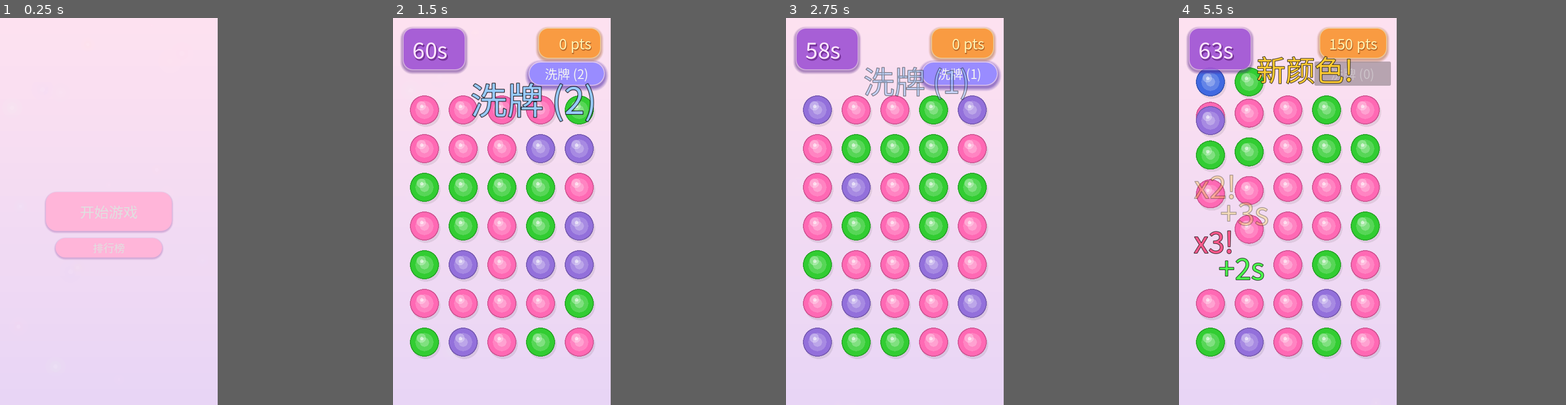
Above: before the commit, frames 1-4 (left to right).
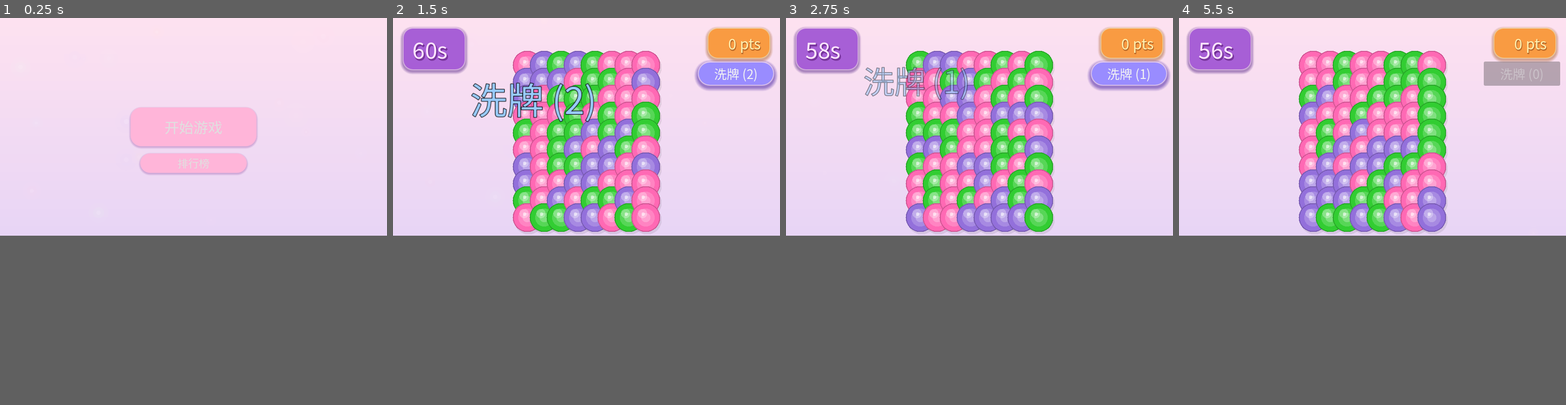
Above: after the commit, the same moments.

Repository: a812358816/bubble-match
Game: Godot game, scene res://main.tscn
Two runs of this game, one before a commit and one after it. Both use one fixed random seed, a clock stepped at 60 frames per second and the inputs below.
Inputs (mouse positions are in pixels of both pictures, inside the frame that each line leads up to):
- Up to frame 1 (0.25 s): no input
- Up to frame 2 (1.5 s): click "开始游戏" at 0.5 s; click "洗牌 (3)" at 1.25 s
- Up to frame 3 (2.75 s): click "洗牌 (2)" at 2 s
- Up to frame 4 (5.5 s): click "洗牌 (1)" at 2.75 s; move the mouse to (1209, 110) at 3.52 s; click (1209, 110) at 3.67 s; move the mouse to (1209, 226) at 4.27 s; click (1209, 226) at 4.42 s; move the mouse to (1209, 265) at 5.02 s; click (1209, 265) at 5.17 s
In our replay, the window is 450x800 before the commit and 800x450 after it. These sizes can differ from the game's own. Grey fills any space a smaller window leaves; there, only what the larger window draws over its background counts as a difference.

The runs differ from the first frame. In frame 1, 9.3% of the frame differs, in the area x 11-67%, y 23-63%; in frame 2, 46%; in frame 3, 47%; in frame 4, 49%, in the area x 3-100%, y 0-88%.

Commit message:
视口 1920×1080 横屏 + 网格 8×10 + 边距优化
- 视口 1920×1080（标准横屏）
- 网格 8×10（80球，铺满横屏）
- 边距 20px（左右呼吸感）
- spacing 0.15 / max 600 / UI 60px

Diff:
--- a/project.godot
+++ b/project.godot
@@ -22,8 +22,8 @@
 
 [display]
 
-window/size/viewport_width=720
-window/size/viewport_height=1280
+window/size/viewport_width=1920
+window/size/viewport_height=1080
 window/stretch/mode="2d"
 
 [physics]
--- a/src/gameplay/bubble_match.gd
+++ b/src/gameplay/bubble_match.gd
@@ -7,15 +7,15 @@
 
 const BUBBLE_SCENE := preload("res://src/gameplay/bubble.tscn")
 
-@export var grid_cols: int = 5
-@export var grid_rows: int = 7
-@export var max_bubble_size: float = 500.0
+@export var grid_cols: int = 8
+@export var grid_rows: int = 10
+@export var max_bubble_size: float = 600.0
 @export var min_bubble_size: float = 60.0
 @export var min_match: int = 3
-@export var offset_x: float = 8.0
-@export var offset_y: float = 8.0
+@export var offset_x: float = 20.0
+@export var offset_y: float = 20.0
 @export var round_seconds: float = 60.0
-@export var spacing_factor: float = 0.16
+@export var spacing_factor: float = 0.15
 
 var _actual_bubble_size: float = 80.0
 
@@ -50,7 +50,7 @@
 func _recalculate_bubble_size() -> void:
 	var screen := get_viewport().get_visible_rect().size
 	var usable_w = screen.x - offset_x * 2
-	var usable_h = screen.y - offset_y * 2 - 40.0
+	var usable_h = screen.y - offset_y * 2 - 60.0
 	var cell_w = usable_w / grid_cols
 	var cell_h = usable_h / grid_rows
 	# spacing_factor < 1 means bubbles overlap, so we can make them bigger
